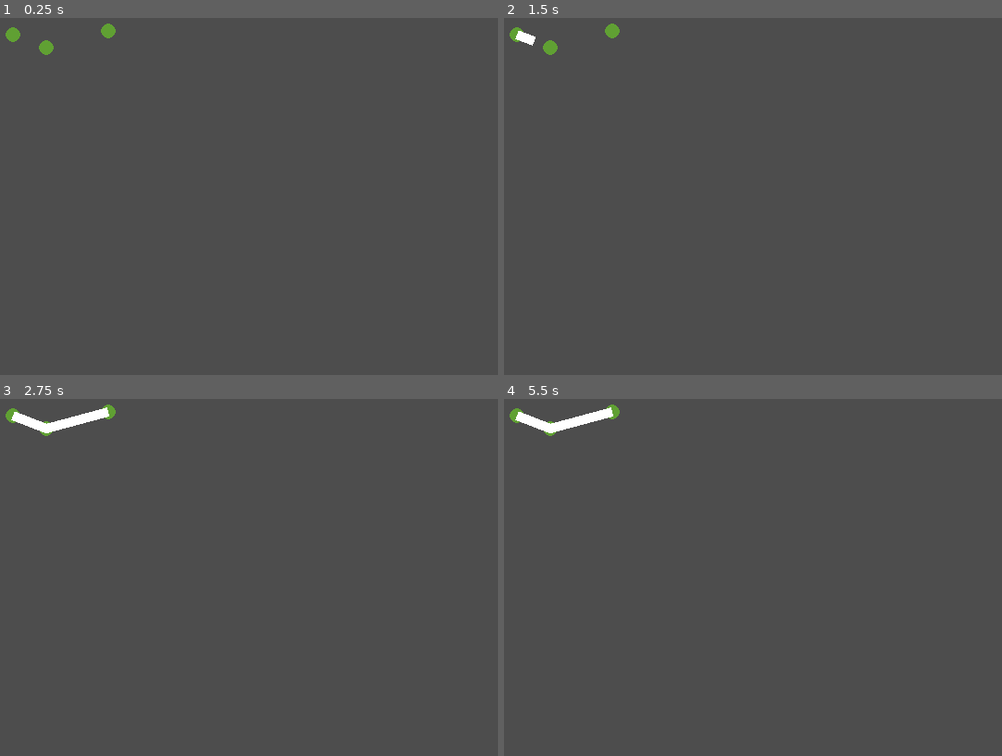
Above: before the commit, frames 1-4 (two rows, left to right).
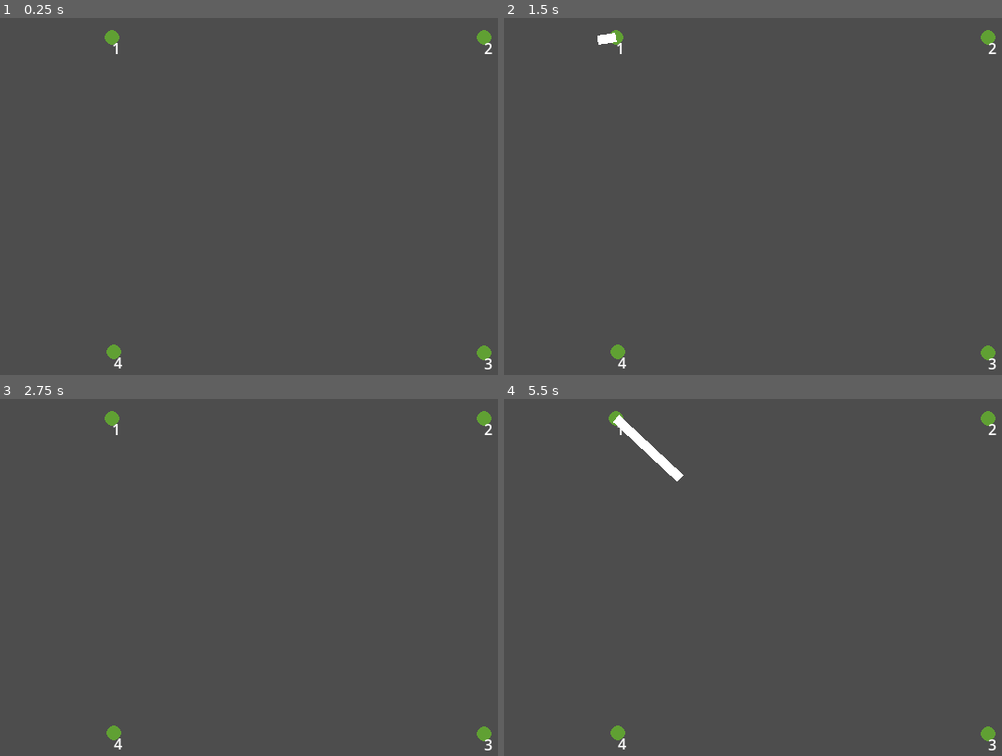
Above: after the commit, the same moments.

Repository: RagingTurtle/connections
Game: Godot game, scene res://scenes/main.tscn
The game is run twice, just before and just after one commit, with the same random seed, the same clock (stepped at 60 frames per second) and the same inputs. The project has no main scene, so this scene is started directly.
Inputs (mouse positions are in pixels of both pictures, inside the frame that each line leads up to):
- Up to frame 1 (0.25 s): no input
- Up to frame 2 (1.5 s): tap Enter at 0.5 s; move the mouse to (518, 35) at 0.52 s; click (518, 35) at 0.67 s; tap Space at 1.25 s; move the mouse to (548, 46) at 1.27 s; click (548, 46) at 1.42 s
- Up to frame 3 (2.75 s): move the mouse to (109, 413) at 2.02 s; click (109, 413) at 2.17 s
- Up to frame 4 (5.5 s): tap Enter at 2.75 s; move the mouse to (757, 695) at 2.77 s; click (757, 695) at 2.92 s; move the mouse to (962, 670) at 3.52 s; click (962, 670) at 3.67 s; move the mouse to (608, 538) at 4.27 s; click (608, 538) at 4.42 s; move the mouse to (817, 606) at 5.02 s; click (817, 606) at 5.17 s

The runs differ from the first frame. In frame 1, 0.7% of the frame differs, in the area x 1-99%, y 1-99%; in frame 2, 0.8%; in frame 3, 1.0%; in frame 4, 1.5%.

Commit message:
Finalized Logic and decoupled scripts

Diff:
--- a/components/connection_point.tscn
+++ b/components/connection_point.tscn
@@ -14,3 +14,8 @@
 
 [node name="Sprite2D" type="Sprite2D" parent="." unique_id=606202890]
 texture = ExtResource("2_ncj0o")
+
+[node name="Label" type="Label" parent="." unique_id=1490754778]
+offset_right = 40.0
+offset_bottom = 23.0
+text = "1"
--- /dev/null
+++ b/levels/level_1.tscn
@@ -0,0 +1,27 @@
+[gd_scene format=3 uid="uid://bu34syl7wjykl"]
+
+[ext_resource type="Texture2D" uid="uid://mduppmc5vfny" path="res://levels/assets/level1.png" id="1_jirdo"]
+[ext_resource type="PackedScene" uid="uid://c84bh4alndy6c" path="res://components/connection_point.tscn" id="2_bt44k"]
+
+[node name="Level1" type="Node2D" unique_id=1723361798]
+
+[node name="Sprite2D" type="Sprite2D" parent="." unique_id=12137269]
+visible = false
+texture = ExtResource("1_jirdo")
+centered = false
+
+[node name="ConnectionPoint" parent="." unique_id=1011892367 instance=ExtResource("2_bt44k")]
+position = Vector2(136, 38)
+_point_number = 1
+
+[node name="ConnectionPoint2" parent="." unique_id=1102148457 instance=ExtResource("2_bt44k")]
+position = Vector2(538, 38)
+_point_number = 2
+
+[node name="ConnectionPoint3" parent="." unique_id=1798558152 instance=ExtResource("2_bt44k")]
+position = Vector2(538, 379)
+_point_number = 3
+
+[node name="ConnectionPoint4" parent="." unique_id=1125463362 instance=ExtResource("2_bt44k")]
+position = Vector2(138, 378)
+_point_number = 4
--- /dev/null
+++ b/levels/level_2.tscn
@@ -0,0 +1,23 @@
+[gd_scene format=3 uid="uid://dv56w0evb0k2b"]
+
+[ext_resource type="Texture2D" uid="uid://mduppmc5vfny" path="res://levels/assets/level1.png" id="1_pqqg8"]
+[ext_resource type="PackedScene" uid="uid://c84bh4alndy6c" path="res://components/connection_point.tscn" id="2_0srwa"]
+
+[node name="Level2" type="Node2D" unique_id=1723361798]
+
+[node name="Sprite2D" type="Sprite2D" parent="." unique_id=12137269]
+visible = false
+texture = ExtResource("1_pqqg8")
+centered = false
+
+[node name="ConnectionPoint" parent="." unique_id=1011892367 instance=ExtResource("2_0srwa")]
+position = Vector2(136, 38)
+_point_number = 1
+
+[node name="ConnectionPoint2" parent="." unique_id=1102148457 instance=ExtResource("2_0srwa")]
+position = Vector2(538, 38)
+_point_number = 2
+
+[node name="ConnectionPoint3" parent="." unique_id=1798558152 instance=ExtResource("2_0srwa")]
+position = Vector2(538, 379)
+_point_number = 3
--- a/scenes/main.tscn
+++ b/scenes/main.tscn
@@ -1,19 +1,31 @@
 [gd_scene format=3 uid="uid://bt6a6rx0rdsas"]
 
 [ext_resource type="Script" uid="uid://14od76y7w4fe" path="res://scripts/main.gd" id="1_sugp2"]
-[ext_resource type="PackedScene" uid="uid://c84bh4alndy6c" path="res://components/connection_point.tscn" id="2_jyhfs"]
+[ext_resource type="PackedScene" uid="uid://bu34syl7wjykl" path="res://levels/level_1.tscn" id="3_sugp2"]
 [ext_resource type="PackedScene" uid="uid://cp7fso21vpw4f" path="res://components/animated_line.tscn" id="3_tbgi4"]
+[ext_resource type="PackedScene" uid="uid://dv56w0evb0k2b" path="res://levels/level_2.tscn" id="3_tefeu"]
+[ext_resource type="PackedScene" uid="uid://b2nrmkvepgxg0" path="res://scenes/win_ui.tscn" id="4_jyhfs"]
 
 [node name="Main" type="Node2D" unique_id=840409312]
 script = ExtResource("1_sugp2")
-
-[node name="StartConnectionPoint" parent="." unique_id=1011892367 instance=ExtResource("2_jyhfs")]
-position = Vector2(29, 35)
-
-[node name="ConnectionPoint2" parent="." unique_id=846459662 instance=ExtResource("2_jyhfs")]
-position = Vector2(65, 49)
-
-[node name="ConnectionPoint3" parent="." unique_id=262018277 instance=ExtResource("2_jyhfs")]
-position = Vector2(132, 31)
+levels = Array[PackedScene]([ExtResource("3_sugp2"), ExtResource("3_tefeu")])
 
 [node name="AnimatedLine" parent="." unique_id=846930561 instance=ExtResource("3_tbgi4")]
+z_index = 1
+
+[node name="WinUI" parent="." unique_id=709888172 instance=ExtResource("4_jyhfs")]
+visible = false
+z_index = 1
+anchors_preset = 0
+anchor_left = 0.0
+anchor_top = 0.0
+anchor_right = 0.0
+anchor_bottom = 0.0
+offset_left = 320.0
+offset_top = 240.0
+offset_right = 320.0
+offset_bottom = 240.0
+grow_horizontal = 1
+grow_vertical = 1
+size_flags_horizontal = 6
+size_flags_vertical = 6
--- /dev/null
+++ b/scenes/win_ui.tscn
@@ -0,0 +1,40 @@
+[gd_scene format=3 uid="uid://b2nrmkvepgxg0"]
+
+[node name="WinUI" type="Control" unique_id=709888172]
+layout_mode = 3
+anchors_preset = 8
+anchor_left = 0.5
+anchor_top = 0.5
+anchor_right = 0.5
+anchor_bottom = 0.5
+offset_left = -50.0
+offset_top = -50.0
+offset_right = 50.0
+offset_bottom = 50.0
+grow_horizontal = 2
+grow_vertical = 2
+size_flags_horizontal = 4
+size_flags_vertical = 4
+
+[node name="Panel" type="Panel" parent="." unique_id=1827072430]
+layout_mode = 1
+anchors_preset = 15
+anchor_right = 1.0
+anchor_bottom = 1.0
+grow_horizontal = 2
+grow_vertical = 2
+
+[node name="Button" type="Button" parent="Panel" unique_id=1337004916]
+layout_mode = 1
+anchors_preset = 8
+anchor_left = 0.5
+anchor_top = 0.5
+anchor_right = 0.5
+anchor_bottom = 0.5
+offset_left = -24.5
+offset_top = -15.5
+offset_right = 24.5
+offset_bottom = 15.5
+grow_horizontal = 2
+grow_vertical = 2
+text = "NEXT"
--- a/scripts/animated_line.gd
+++ b/scripts/animated_line.gd
@@ -4,41 +4,45 @@
 const LINE_SPEED: float = 300.0
 var active_tween: Tween
 
-func clear_and_start(start_pos: Vector2) -> void:
+func clear_and_start(start_global_pos: Vector2) -> void:
 	clear_points()
-	add_point(to_local(start_pos))
+	add_point(to_local(start_global_pos))
 
-func draw_to_target(global_target_pos: Vector2, successfully_connected: bool) -> void:
+func draw_to_target(target_global_pos: Vector2, is_valid: bool) -> void:
 	if active_tween and active_tween.is_running():
 		active_tween.kill()
 
-	var local_target: Vector2 = to_local(global_target_pos)
+	var local_target: Vector2 = to_local(target_global_pos)
 	var last_idx: int = get_point_count() - 1
 	var start_local_pos: Vector2 = get_point_position(last_idx)
 
 	var distance: float = start_local_pos.distance_to(local_target)
+
+	if distance < 0.01:
+		return
+
 	var duration: float = distance / LINE_SPEED
-
-	add_point(start_local_pos)
-	var new_idx: int = get_point_count() - 1
-
 	active_tween = create_tween()
 
+	var point_index: int = get_point_count()
+	add_point(start_local_pos)
+
+
 	active_tween.tween_method(
-		_update_point_position.bind(new_idx),
+		_update_point_position.bind(point_index),
 		start_local_pos,
 		local_target,
 		duration
 	)
 
-	if not successfully_connected:
+	if not is_valid:
 		active_tween.tween_method(
-			_update_point_position.bind(new_idx),
+			_update_point_position.bind(point_index),
 			local_target,
 			start_local_pos,
 			duration
 		)
-		active_tween.tween_callback(remove_point.bind(new_idx))
+		active_tween.tween_callback(remove_point.bind(point_index))
 
 func _update_point_position(current_pos: Vector2, index: int) -> void:
 	set_point_position(index, current_pos)
--- a/scripts/connection_point.gd
+++ b/scripts/connection_point.gd
@@ -2,14 +2,27 @@
 extends Area2D
 
 signal clicked(point: ConnectionPoint)
+@export var _point_number: int = 0
+@onready var label: Label = $Label
 
-var is_connected: bool = false
+var point_number: int:
+	get:
+		return _point_number
+	set(value):
+		_point_number = value
+		label.text = str(_point_number)
 
 func _ready() -> void:
 	input_pickable = true
+	point_number = point_number
 
-func _input_event(viewport: Viewport, event: InputEvent, shape_idx: int) -> void:
+func _input_event(_viewport: Viewport, event: InputEvent, _shape_idx: int) -> void:
 	if event is InputEventMouseButton and event.is_pressed() and event.button_index == MOUSE_BUTTON_LEFT:
-		is_connected = true
 		clicked.emit(self)
+
+func connected() -> void:
+	if point_number != 0:
 		input_pickable = false
+
+func reset() -> void:
+		input_pickable = true
--- a/scripts/main.gd
+++ b/scripts/main.gd
@@ -1,16 +1,29 @@
 extends Node2D
 
-@onready var start_connection_point: ConnectionPoint = $StartConnectionPoint
 @onready var line: AnimatedLine = $AnimatedLine
+@onready var win_ui: Control = $WinUI
+@export var levels: Array[PackedScene]
+
+var current_level_index: int = 0
+var current_level: Node2D
+var points_list: Array
+var current_connection_point_index: int = 0
+var wait_for_next: bool = false
 
 func _ready() -> void:
-	line.clear_and_start(start_connection_point.global_position)
-	start_connection_point.remove_from_group("connection")
-	for node in get_tree().get_nodes_in_group("connection"):
-		if node is ConnectionPoint:
-			node.clicked.connect(_on_connection_clicked)
+	if levels.size() > 0:
+		_instantiate_level(current_level_index)
+	win_ui.get_node("Panel/Button").pressed.connect(next_button_pressed)
+
+func _instantiate_level(index: int) -> void:
+	current_level = levels[index].instantiate()
+	add_child(current_level)
+	load_level(current_level)
 
 func _input(event: InputEvent) -> void:
+	if wait_for_next:
+		return
+
 	if event is InputEventMouseButton and event.is_pressed() and event.button_index == MOUSE_BUTTON_LEFT:
 		if line.active_tween and line.active_tween.is_running():
 			return
@@ -21,8 +34,57 @@
 		)
 
 func _on_connection_clicked(point: ConnectionPoint) -> void:
-	line.draw_to_target(point.global_position, true)
+	if wait_for_next:
+		return
+	if line.active_tween and line.active_tween.is_running():
+		return
+
+	var next_index: int = (current_connection_point_index + 1) % points_list.size()
+	var is_next: bool = point.point_number == points_list[next_index].point_number
+
+	line.draw_to_target(point.global_position, is_next)
+
+	if is_next:
+		point.connected()
+		current_connection_point_index = next_index
+		if current_connection_point_index == 0:
+			line.active_tween.finished.connect(you_win, CONNECT_ONE_SHOT)
 
 func _handle_generic_click(click_pos: Vector2) -> void:
 	if not line.active_tween or not line.active_tween.is_running():
 		line.draw_to_target(click_pos, false)
+
+func load_level(level: Node2D) -> void:
+	wait_for_next = false
+	win_ui.visible = false
+	current_connection_point_index = 0
+
+	if level.has_node("Sprite2D"):
+		level.get_node("Sprite2D").visible = false
+
+	points_list.clear()
+	for child in level.get_children():
+		if child is ConnectionPoint:
+			if not child.clicked.is_connected(_on_connection_clicked):
+				child.clicked.connect(_on_connection_clicked)
+			child.reset()
+			points_list.append(child)
+
+	points_list.sort_custom(sorted_points)
+
+	if points_list.size() > 0:
+		line.clear_and_start(points_list[current_connection_point_index].global_position)
+
+func sorted_points(a: ConnectionPoint, b: ConnectionPoint) -> bool:
+	return a.point_number < b.point_number
+
+func you_win() -> void:
+	if current_level.has_node("Sprite2D"):
+		current_level.get_node("Sprite2D").visible = true
+	win_ui.visible = true
+	wait_for_next = true
+
+func next_button_pressed() -> void:
+	current_level.queue_free()
+	current_level_index = (current_level_index + 1) % levels.size()
+	_instantiate_level(current_level_index)
Binary file added: levels/assets/level1.png
Not shown, added: levels/assets/level1.png.import
